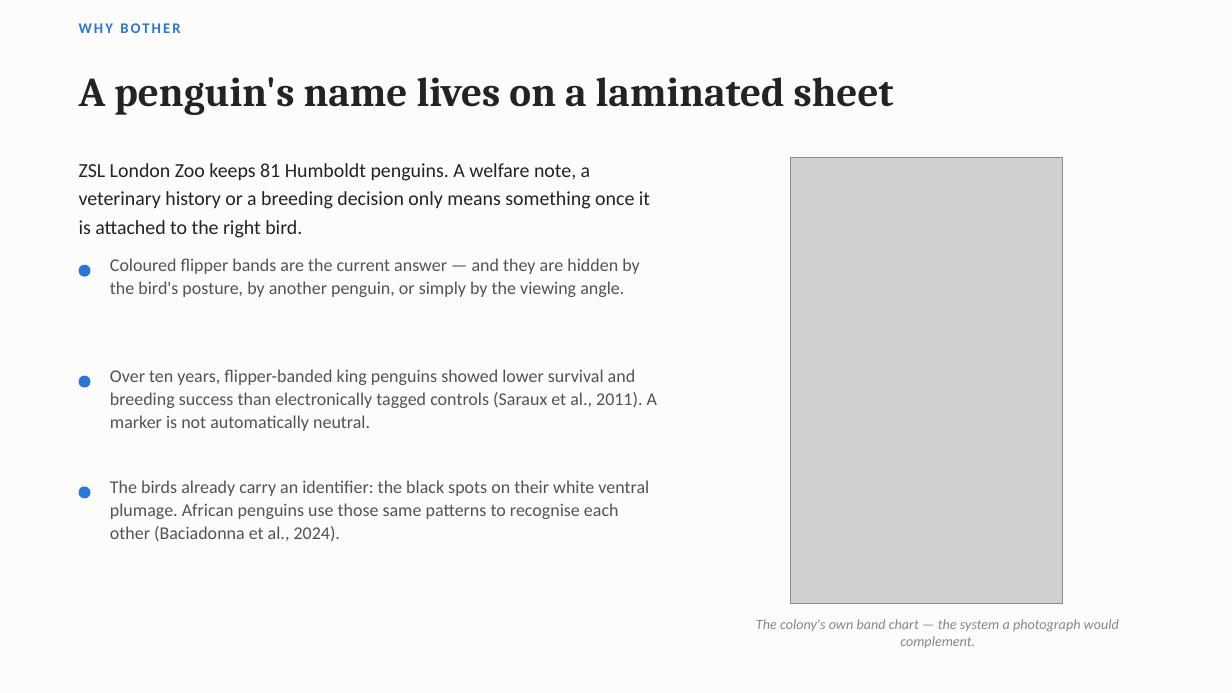
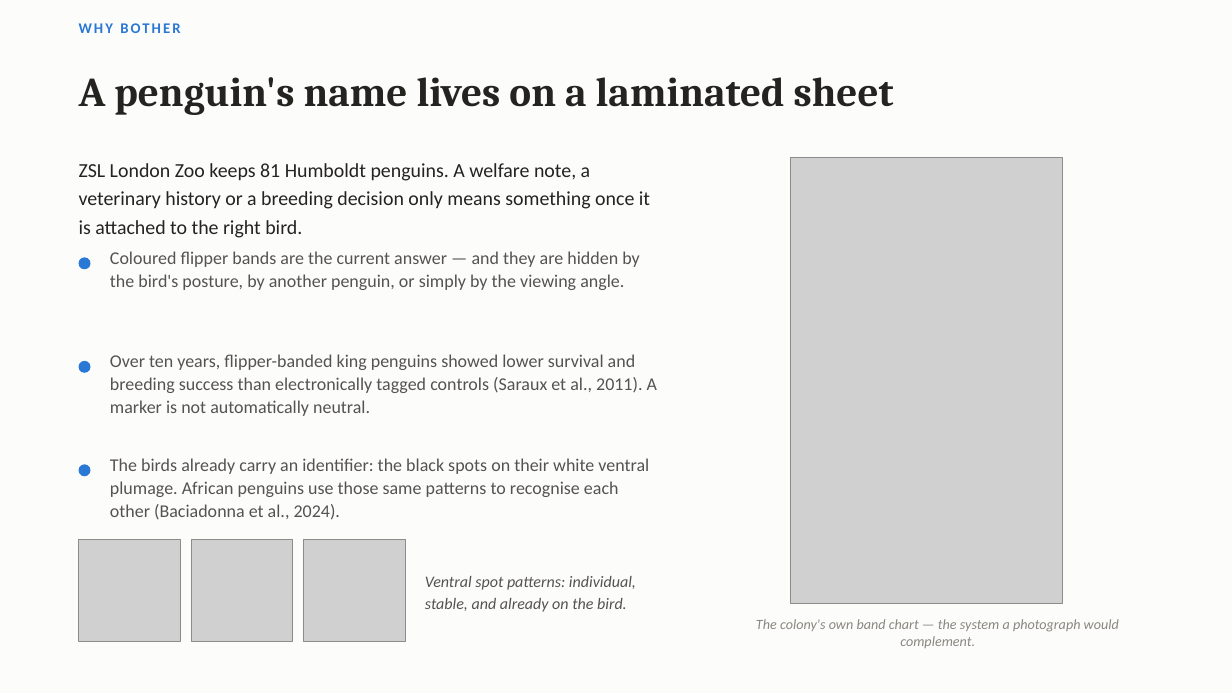
Before and after one commit to aoaoguo2003/pgs, a slide deck: slide 2 of presentation/ucl_final_presentation.pptx. Drawn at 1232x693 pixels with LibreOffice and Linux fonts; fonts in the diff are those of the drawing; grey boxes stand for pictures. Boxes give left, top, right and bottom in pixels: in the first picture for what was removed or moved away, otherwise in the second. Text is boxed around its words. In the diff, an @@ line names an element or a change of style, - is before the commit and + after.

```diff
--- a/presentation/ucl_final_presentation.pptx
+++ b/presentation/ucl_final_presentation.pptx
@@ ellipse: place and size @@
-ellipse at bbox=[79, 265, 91, 277]
+ellipse at bbox=[79, 258, 91, 270]
@@ text "Coloured flipper bands are the ...": place and size @@
-text "Coloured flipper bands are the ..." at bbox=[110, 258, 640, 297]
+text "Coloured flipper bands are the ..." at bbox=[110, 251, 640, 290]
@@ text "Over ten years, flipper-banded king ...": place and size @@
-text "Over ten years, flipper-banded king ..." at bbox=[110, 369, 657, 431]
+text "Over ten years, flipper-banded king ..." at bbox=[110, 354, 657, 416]
@@ ellipse: place and size @@
-ellipse at bbox=[79, 376, 91, 388]
+ellipse at bbox=[79, 360, 91, 372]
@@ ellipse: place and size @@
-ellipse at bbox=[79, 486, 91, 498]
+ellipse at bbox=[79, 465, 91, 477]
@@ text "The birds already carry an ...": place and size @@
-text "The birds already carry an ..." at bbox=[110, 480, 649, 542]
+text "The birds already carry an ..." at bbox=[110, 458, 649, 520]
@@ picture added at bbox=[79, 540, 180, 641] @@
@@ picture added at bbox=[191, 540, 293, 641] @@
@@ picture added at bbox=[304, 540, 406, 641] @@
@@ text added at bbox=[425, 576, 636, 612], 12.5 pt, text #55534E, italic @@
+Ventral spot patterns: individual, stable, and already on the bird.
```
Also in this commit, not shown: 2 other slides changed, 6 other files.
